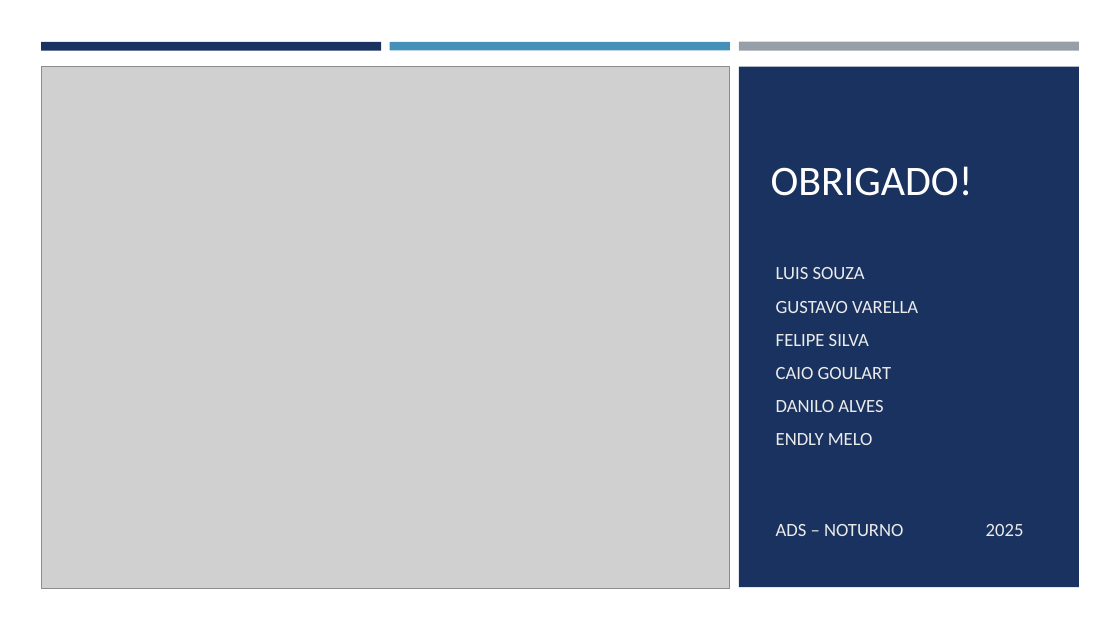
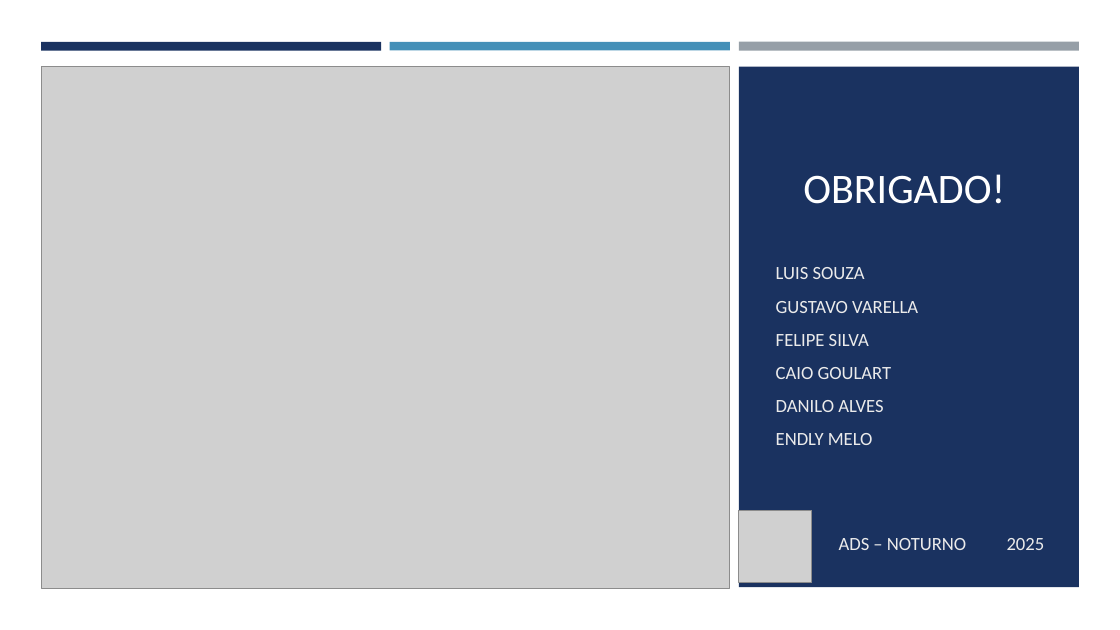
Before and after one commit to Devluisgsouza/Callme_App, a slide deck: slide 10 of Callme/PIM/Pim 3 – unip são josé dos campos.pptx. Drawn at 1120x630 pixels with LibreOffice and Linux fonts; fonts in the diff are those of the drawing; grey boxes stand for pictures. Boxes give left, top, right and bottom in pixels: in the first picture for what was removed or moved away, otherwise in the second. Text is boxed around its words. In the diff, an @@ line names an element or a change of style, - is before the commit and + after.

```diff
--- a/Callme/PIM/Pim 3 – unip são josé dos campos.pptx
+++ b/Callme/PIM/Pim 3 – unip são josé dos campos.pptx
@@ title "OBRIGADO!": place and size @@
-title "OBRIGADO!" at [771, 166, 973, 196]
+title "OBRIGADO!" at [803, 174, 1005, 204]
@@ title "OBRIGADO!" at [803, 174, 1005, 204]: alignment left to centre @@
@@ picture added at [739, 510, 811, 582] @@
@@ text "ADS – NOTURNO 2025" rewrapped from [776, 524, 1024, 536] to [839, 538, 1045, 550] @@
```
Also in this commit, not shown: 7 other slides changed, 1 other file.
